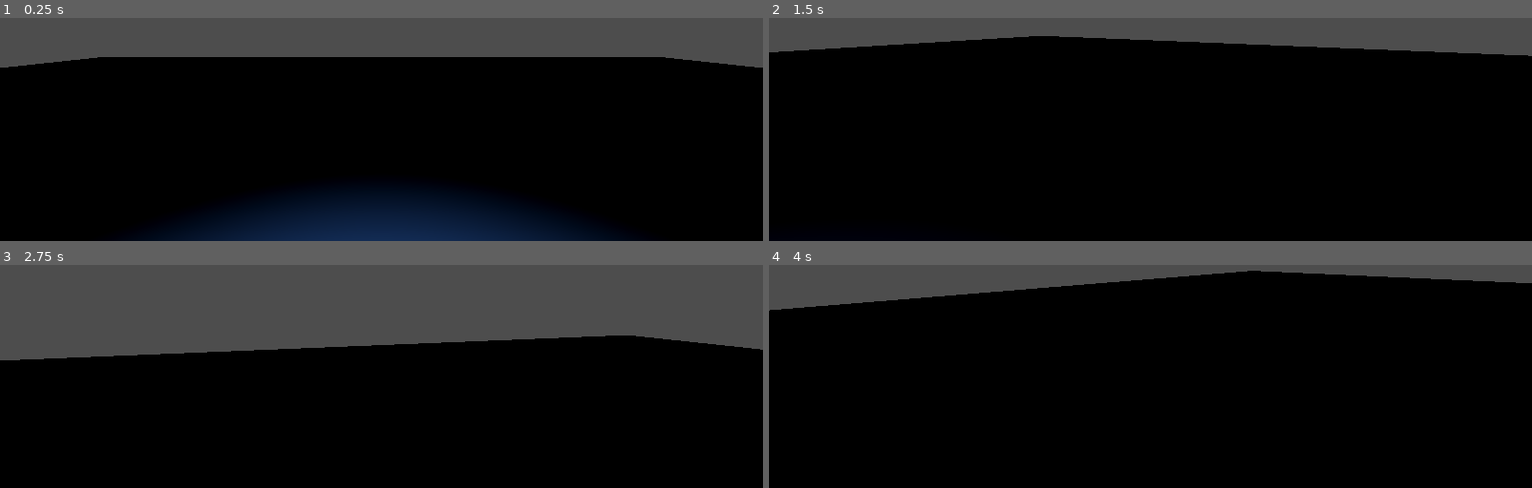
Above: before the commit, frames 1-4 (two rows, left to right).
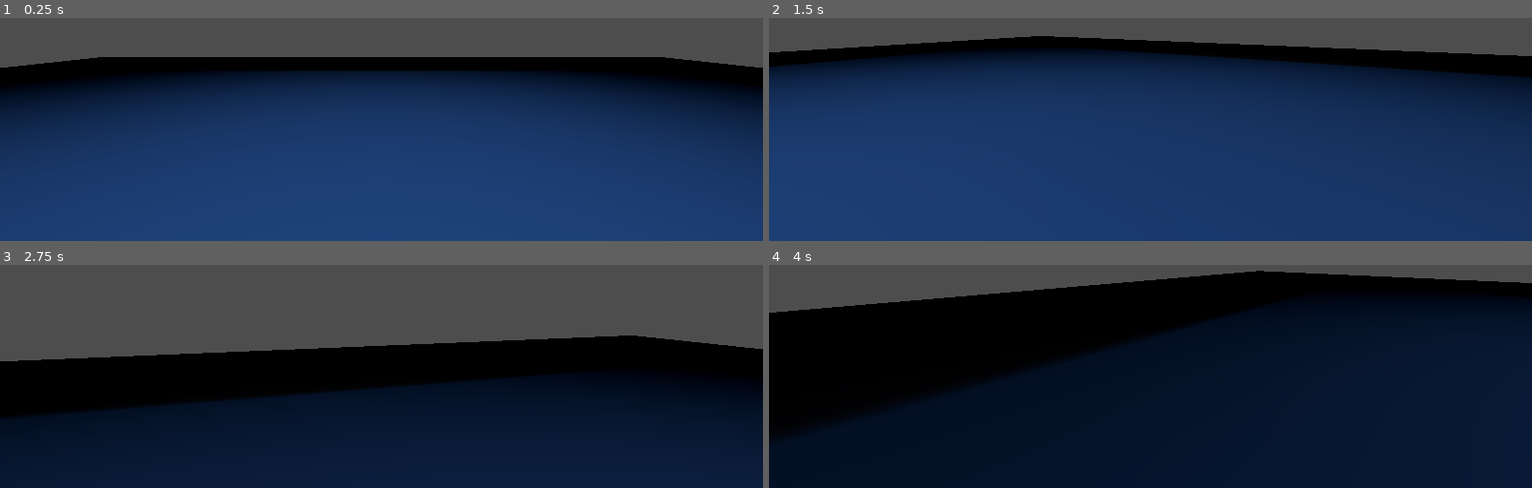
Above: after the commit, the same moments.

Repository: ztamagoru/LaboratorioII
Game: Godot game, scene res://scene_test.tscn
Two runs of this game, one before a commit and one after it. Both use one fixed random seed, a clock stepped at 60 frames per second and the inputs below. The engine's default icon, where the game draws it, is replaced by a stand-in: a white triangle on a blue panel in a dark square.
Inputs (mouse positions are in pixels of both pictures, inside the frame that each line leads up to):
- Up to frame 1 (0.25 s): no input
- Up to frame 2 (1.5 s): tap Enter at 0.5 s; move the mouse to (1188, 24) at 0.52 s; hold Ctrl (move_crouch) 0.53-1.28 s; hold W (move_forward) from 0.53 s (still down); tap Space (move_jump) at 0.77 s; move the mouse to (1112, 29) at 1.27 s; tap Shift (move_sprint) at 1.35 s
- Up to frame 3 (2.75 s): keep holding W (move_forward); tap Space (move_jump) at 1.52 s; move the mouse to (396, 267) at 2.02 s; hold Ctrl (move_crouch) from 2.03 s (still down)
- Up to frame 4 (4 s): keep holding W (move_forward); move the mouse to (1142, 280) at 2.77 s; release Ctrl (move_crouch) at 2.78 s; tap Shift (move_sprint) at 2.85 s; tap Space (move_jump) at 3.02, 3.77 s; move the mouse to (1203, 278) at 3.52 s; hold Ctrl (move_crouch) from 3.53 s (still down)

The runs differ from the first frame. In frame 1, 73% of the frame differs, in the area x 0-100%, y 23-100%; in frame 2, 81%, in the area x 0-100%, y 8-100%; in frame 3, 43%; in frame 4, 62%.

Commit message:
adjusted player sprint multiplier

Diff:
--- a/scene_test.tscn
+++ b/scene_test.tscn
@@ -33,8 +33,8 @@
 transform = Transform3D(1, 0, 0, 0, 1, 0, 0, 0, 1, 0, 1, 0)
 
 [node name="SpotLight3D" type="SpotLight3D" parent="."]
-transform = Transform3D(1, 0, 0, 0, -4.37114e-08, 1, 0, -1, -4.37114e-08, 0, 4.20644, 0)
-light_energy = 16.665
+transform = Transform3D(1, 0, 0, 0, -4.37114e-08, 1, 0, -1, -4.37114e-08, 0, 16.5437, 0)
+light_energy = 16.0
 shadow_enabled = true
-spot_range = 7.825
+spot_range = 37.869
 spot_angle = 59.05
--- a/scenes/components/player/player.gd
+++ b/scenes/components/player/player.gd
@@ -3,7 +3,7 @@
 @export var animation_player : AnimationPlayer
 
 const speed : float = 5.0
-const sprint_multiplier : float = 2.0
+const sprint_multiplier : float = 3.0
 const crouch_speed : float = 4.0
 
 var current_speed : float = speed
--- a/scenes/components/player/player.tscn
+++ b/scenes/components/player/player.tscn
@@ -13,6 +13,21 @@
 
 [sub_resource type="CapsuleMesh" id="CapsuleMesh_imdkq"]
 height = 4.0
+
+[sub_resource type="Animation" id="Animation_vj2w8"]
+length = 0.001
+tracks/0/type = "value"
+tracks/0/imported = false
+tracks/0/enabled = true
+tracks/0/path = NodePath("Head/Camera3D:position")
+tracks/0/interp = 1
+tracks/0/loop_wrap = true
+tracks/0/keys = {
+"times": PackedFloat32Array(0),
+"transitions": PackedFloat32Array(1),
+"update": 0,
+"values": [Vector3(0, 1.5, 0)]
+}
 
 [sub_resource type="Animation" id="Animation_tw4o5"]
 resource_name = "crouch"
@@ -63,21 +78,6 @@
 "transitions": PackedFloat32Array(1, 1),
 "update": 0,
 "values": [4.0, 2.0]
-}
-
-[sub_resource type="Animation" id="Animation_vj2w8"]
-length = 0.001
-tracks/0/type = "value"
-tracks/0/imported = false
-tracks/0/enabled = true
-tracks/0/path = NodePath("Head/Camera3D:position")
-tracks/0/interp = 1
-tracks/0/loop_wrap = true
-tracks/0/keys = {
-"times": PackedFloat32Array(0),
-"transitions": PackedFloat32Array(1),
-"update": 0,
-"values": [Vector3(0, 1.5, 0)]
 }
 
 [sub_resource type="Animation" id="Animation_da40g"]
